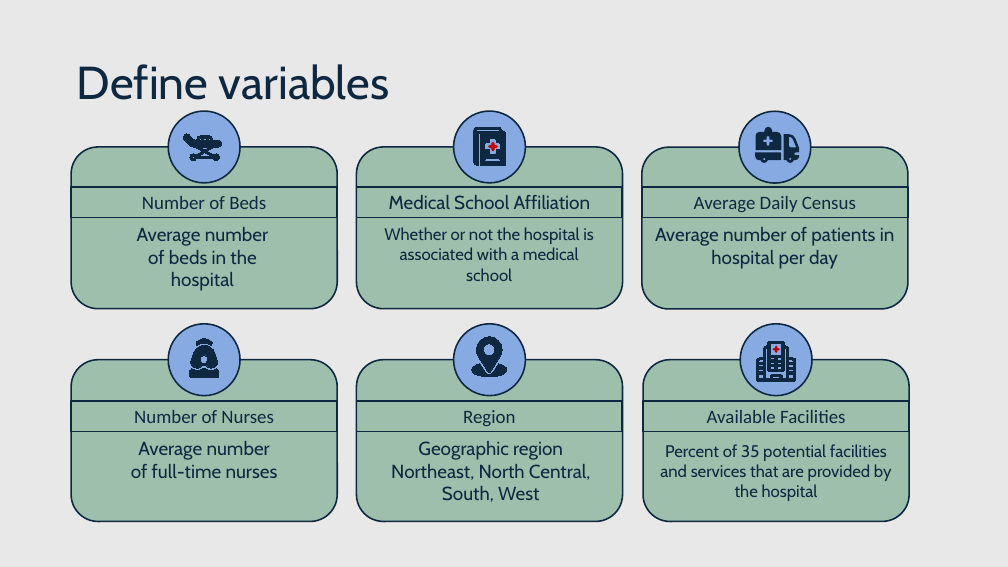
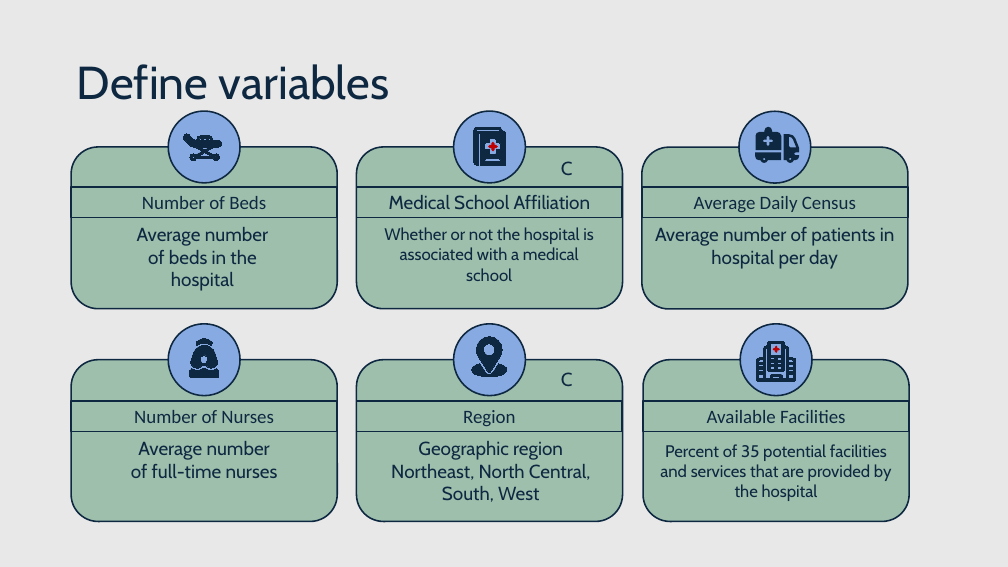
Before and after one commit to Payday4/Hospitalization_stays, a slide deck: slide 4 of medical data WIP.pptx (slide 3 before the commit). Drawn at 1008x567 pixels with LibreOffice and Linux fonts; fonts in the diff are those of the drawing. Boxes give left, top, right and bottom in pixels: in the first picture for what was removed or moved away, otherwise in the second. Text is boxed around its words. In the diff, an @@ line names an element or a change of style, - is before the commit and + after.

```diff
--- a/medical data WIP.pptx
+++ b/medical data WIP.pptx
@@ text added at bbox=[561, 161, 573, 175], 18 pt, text #0E2841 @@
+C
@@ text added at bbox=[561, 372, 573, 386], 18 pt, text #0E2841 @@
+C
```
Also in this commit, not shown: 9 other slides changed, 6 slides added, 2 slides removed.
